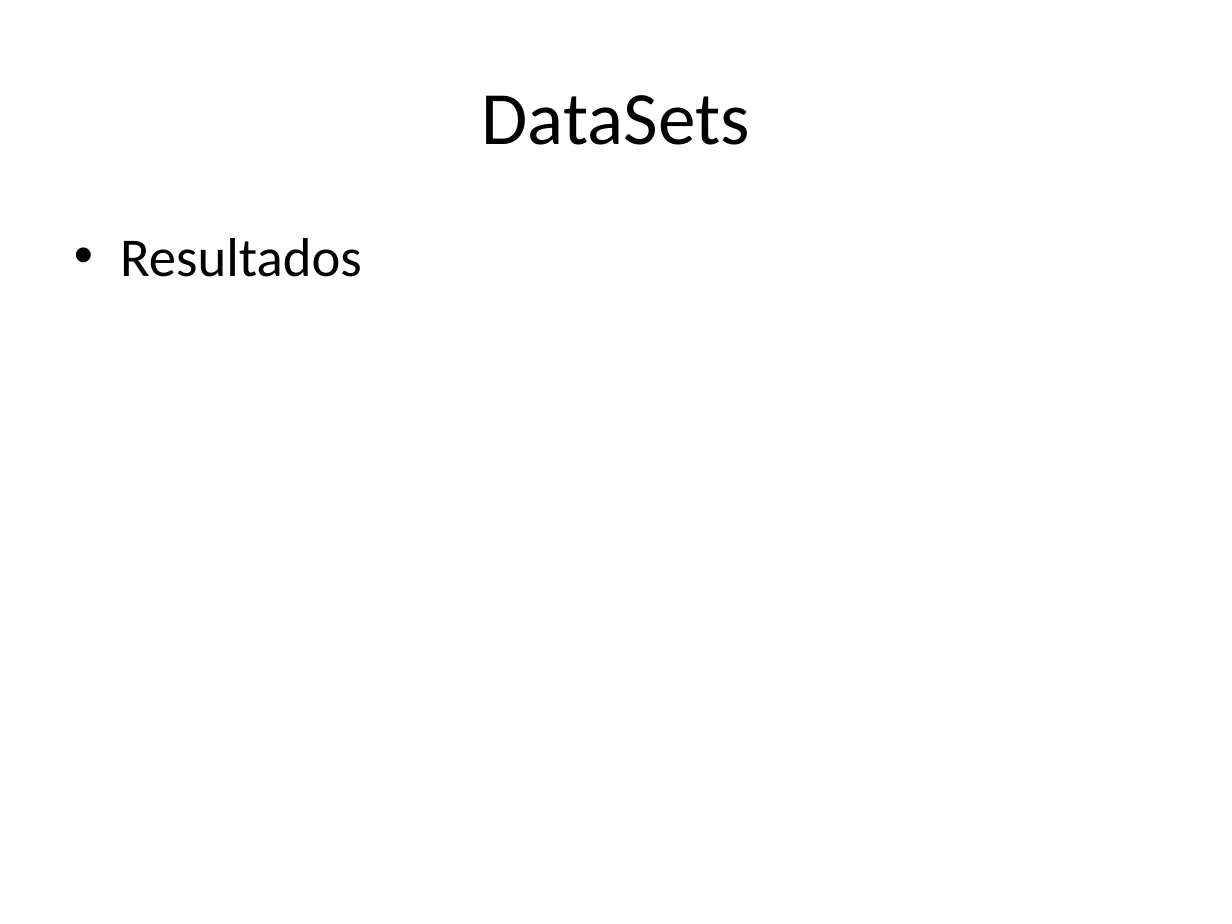
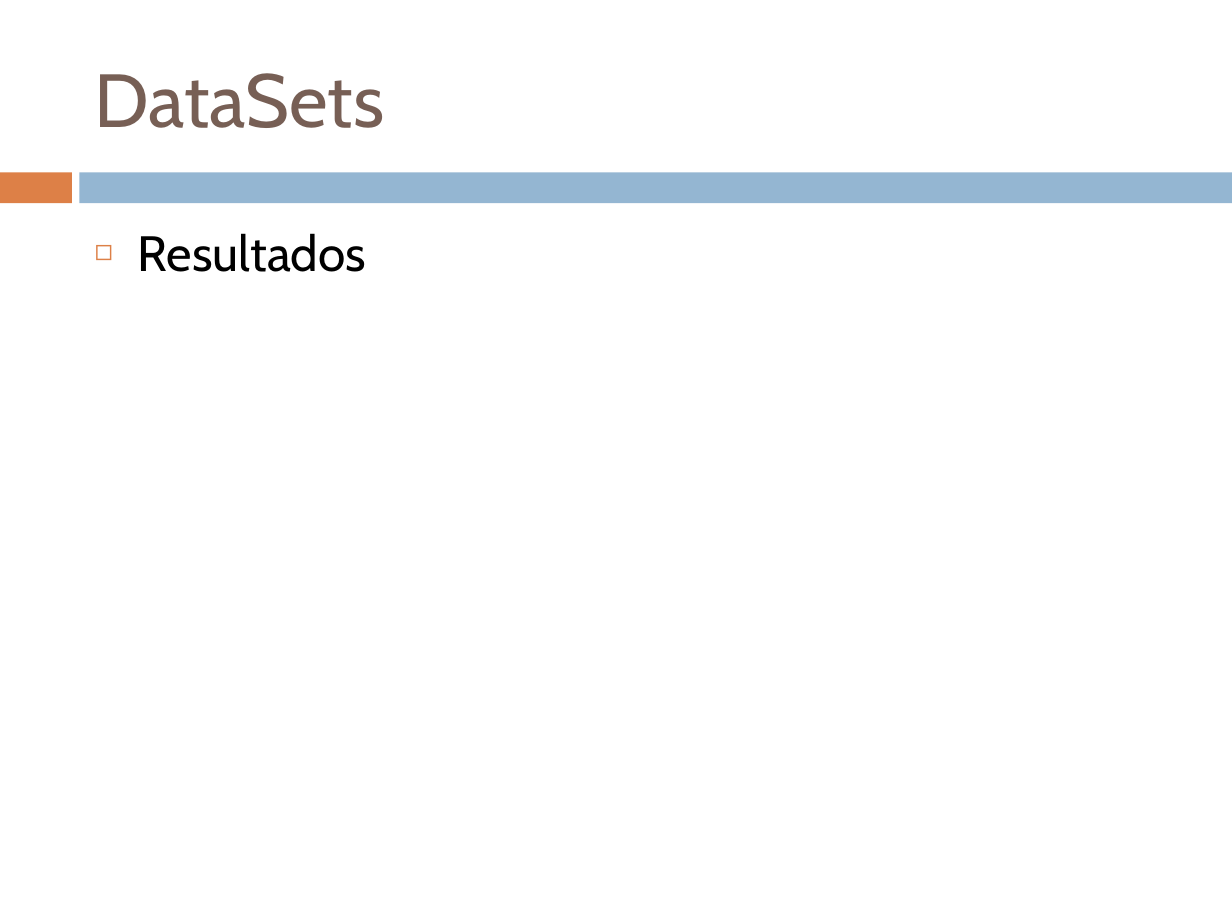
Before and after one commit to Bardo91/PFC, a slide deck: slide 13 of presentation.pptx. Drawn at 1232x924 pixels with LibreOffice and Linux fonts; fonts in the diff are those of the drawing. Boxes give left, top, right and bottom in pixels: in the first picture for what was removed or moved away, otherwise in the second. Text is boxed around its words. In the diff, an @@ line names an element or a change of style, - is before the commit and + after.

```diff
--- a/presentation.pptx
+++ b/presentation.pptx
@@ title "DataSets" moved from (x1=482, y1=95, x2=750, y2=145) to (x1=95, y1=73, x2=385, y2=128) @@
@@ title "DataSets" at (x1=95, y1=73, x2=385, y2=128): font Calibri to Cabin, text colour #000000 to #775F55; alignment centre to left @@
@@ rectangle added at (x1=0, y1=172, x2=71, y2=203), fill #DD8047 @@
@@ rectangle added at (x1=80, y1=172, x2=1232, y2=203), fill #94B6D2 @@
@@ text "Resultados" moved from (x1=120, y1=238, x2=362, y2=277) to (x1=138, y1=233, x2=366, y2=272) @@
@@ text "Resultados" at (x1=138, y1=233, x2=366, y2=272): size 32 to 29 pt, font Calibri to Cabin; bullet • to ◻ @@
```
Also in this commit, not shown: 10 other slides changed, 4 slides added, 4 slides removed.
